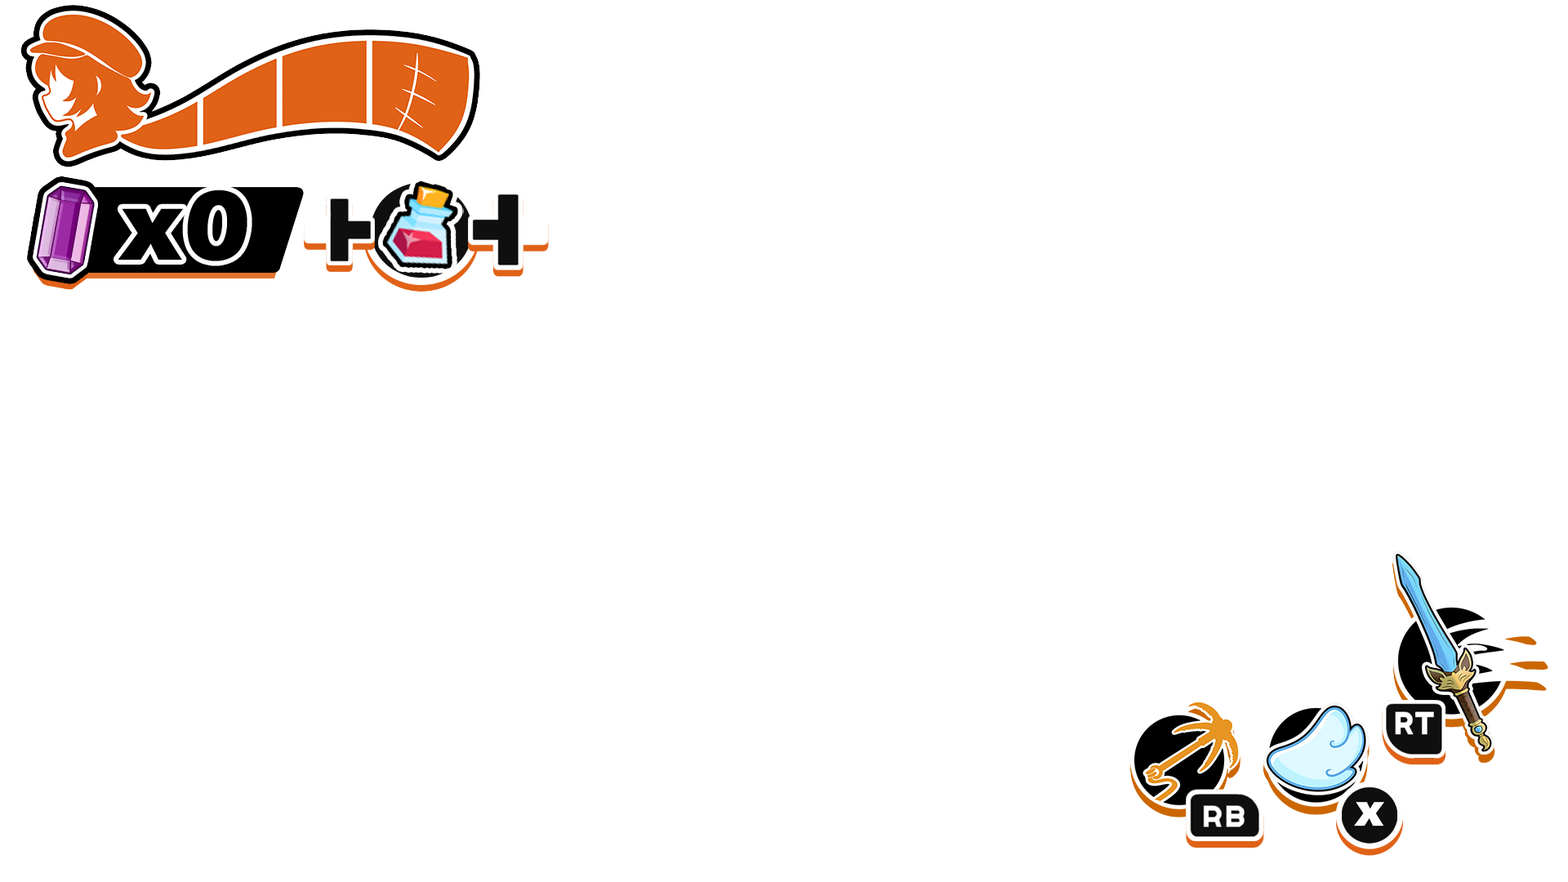
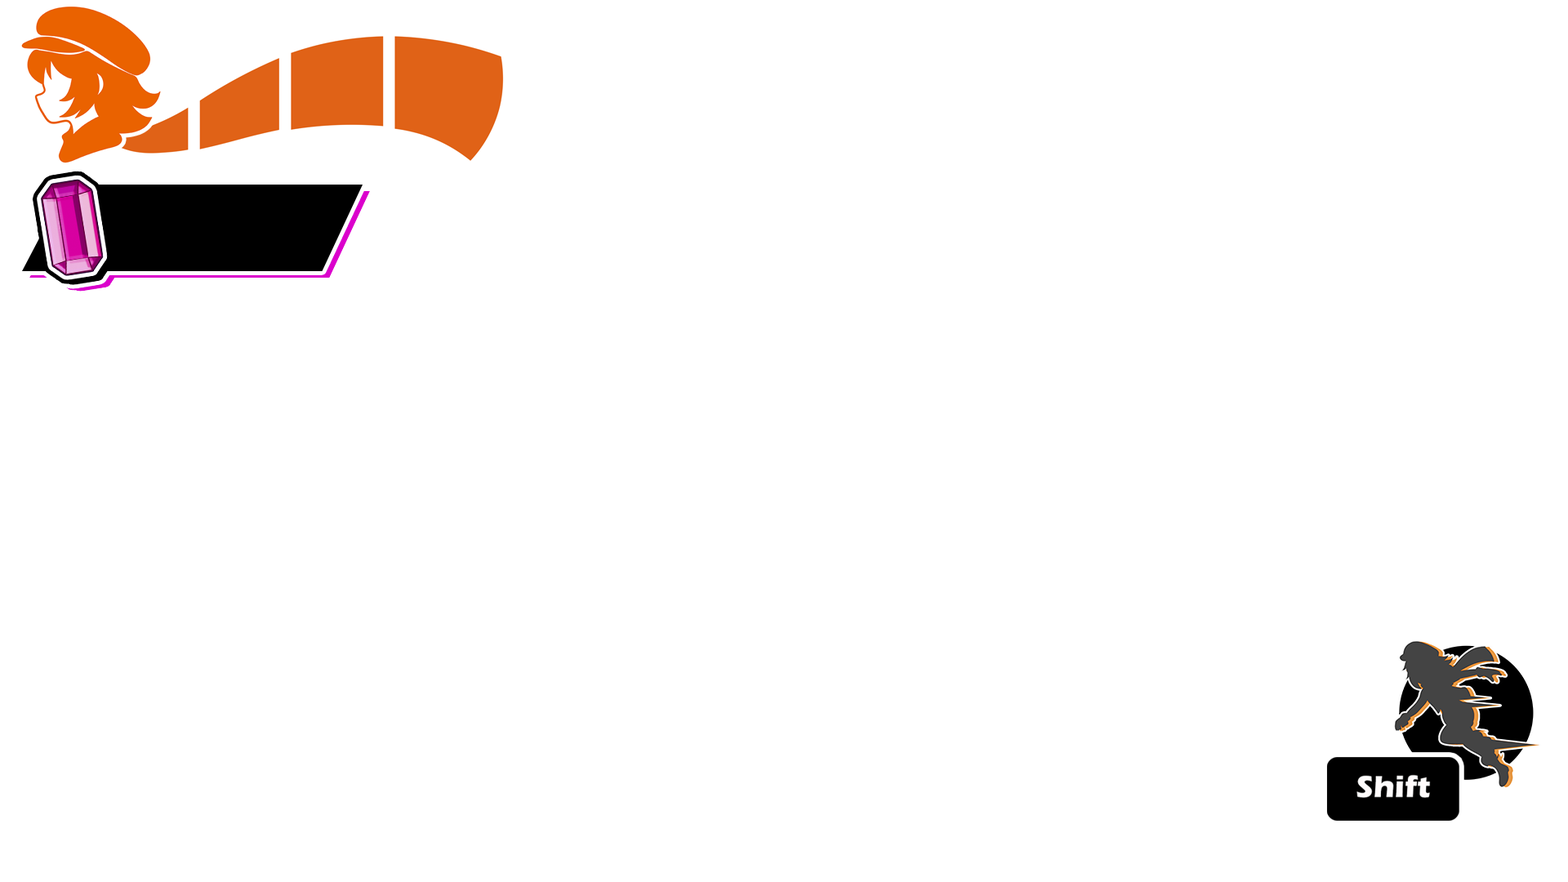
Layered file, before and after one edit (w=1568, h=882). Changes by layer:
added group "Barra de vida Pandora" with 5 layers above "Shift" over [20, 4, 504, 167]
added layer "Pandora Icone" in group "Barra de vida Pandora" over [20, 4, 165, 167]
added layer "Hit 1" in group "Barra de vida Pandora" over [391, 31, 504, 162]
added layer "Hit 2" in group "Barra de vida Pandora" over [287, 31, 388, 135]
added layer "Hit 3" in group "Barra de vida Pandora" over [196, 51, 285, 155]
added layer "Hit 4" in group "Barra de vida Pandora" over [101, 99, 194, 157]
renamed "x" to "Shift", painted on it over [1322, 752, 1465, 856]
removed layer "x0" over [112, 184, 253, 267]
removed layer "RB" over [1185, 788, 1265, 848]
removed layer "RT" over [1381, 699, 1446, 766]
removed layer "Grappling Hook" over [1130, 701, 1241, 818]
painted on "Dash Icon" over [1263, 639, 1542, 816]
removed layer "Attack Icon" over [1392, 550, 1549, 763]
removed layer "Contabilizador de Ametista" over [26, 175, 304, 290]
removed layer "Poção" over [378, 180, 464, 275]
removed layer "Consumiveis HUD" over [303, 180, 549, 292]
removed layer "Pandora Barra de vida Hit 0" over [20, 4, 481, 168]
added layer "contador de coletavel" above "Camada 0" over [22, 166, 370, 292]